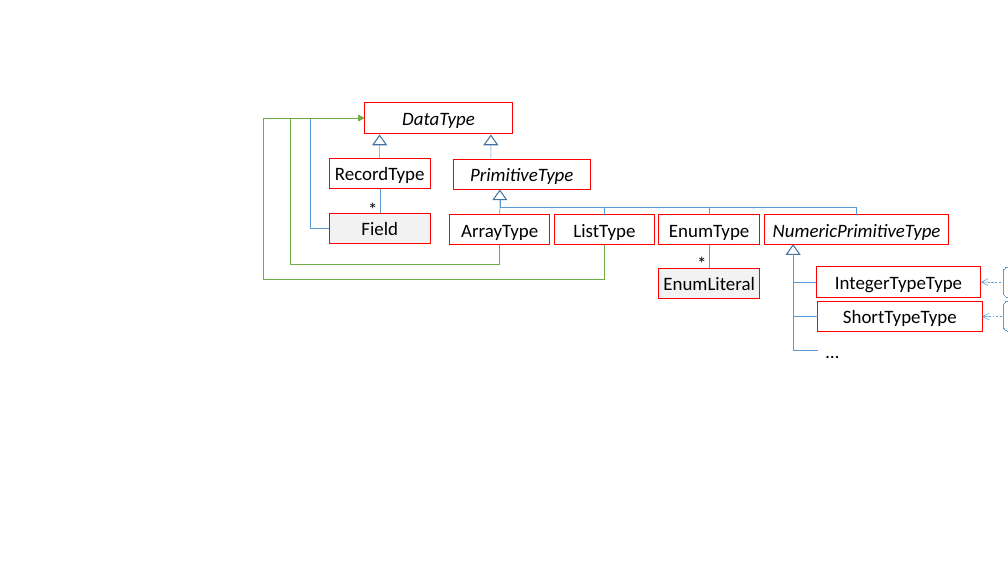
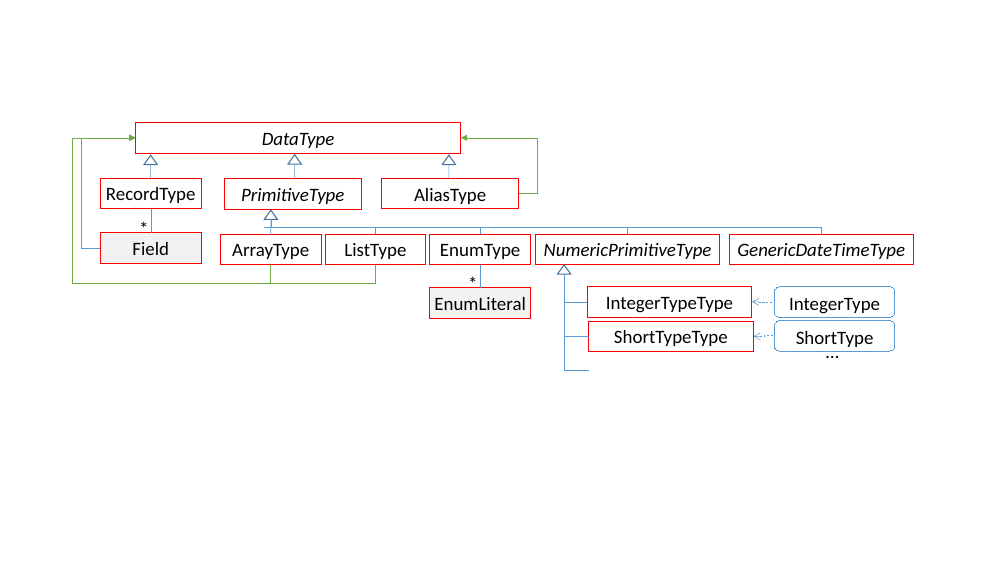
Before and after one commit to iip-ecosphere/platform, a slide deck: slide 13 of platform/documentation/src/HandbookFigures.pptx. Drawn at 1008x567 pixels with LibreOffice and Linux fonts; fonts in the diff are those of the drawing. Boxes give left, top, right and bottom in pixels: in the first picture for what was removed or moved away, otherwise in the second. Text is boxed around its words. In the diff, an @@ line names an element or a change of style, - is before the commit and + after.

```diff
--- a/platform/documentation/src/HandbookFigures.pptx
+++ b/platform/documentation/src/HandbookFigures.pptx
@@ elbow arrow moved from (605, 245) - (364, 118) to (376, 265) - (135, 138) @@
@@ elbow arrow moved from (500, 245) - (364, 118) to (271, 265) - (135, 138) @@
@@ rectangle "DataType": place and size @@
-rectangle "DataType" at bbox=[364, 103, 513, 133]
+rectangle "DataType" at bbox=[135, 123, 461, 153]
@@ elbow arrow added from (519, 194) to (461, 138), #70AD47 0.5 pt @@
@@ triangle: place and size @@
-triangle at bbox=[485, 135, 498, 144]
+triangle at bbox=[288, 155, 301, 164]
@@ line moved from (491, 144) - (491, 158) to (295, 164) - (295, 178) @@
@@ rectangle added at bbox=[382, 178, 520, 209], outline #FF0000 0.75 pt, 18 pt, text #000000 @@
+AliasType
@@ triangle added at bbox=[442, 155, 455, 164], fill #FFFFFF, outline #43739E 1 pt @@
@@ line added from (449, 165) to (449, 178), #5B9BD5 0.5 pt @@
@@ elbow line added from (264, 227) to (821, 234), #5B9BD5 0.5 pt @@
@@ rectangle added at bbox=[729, 234, 913, 265], outline #FF0000 0.75 pt, 18 pt, text #000000, italic @@
+GenericDateTimeType
@@ 10 rectangles, 6 elbow lines, 4 lines, 3 elbow arrows, 3 triangles, 2 rounded rectangles, 2 texts: place and size @@
-10 rectangles, 6 elbow lines, 4 lines, 3 elbow arrows, 3 triangles, 2 rounded rectangles, 2 texts at bbox=[311, 118, 1008, 351]
+10 rectangles, 6 elbow lines, 4 lines, 3 elbow arrows, 3 triangles, 2 rounded rectangles, 2 texts at bbox=[82, 138, 895, 371]
```
Also in this commit, not shown: 2 other slides changed, 1 slide added, 2 other files.
